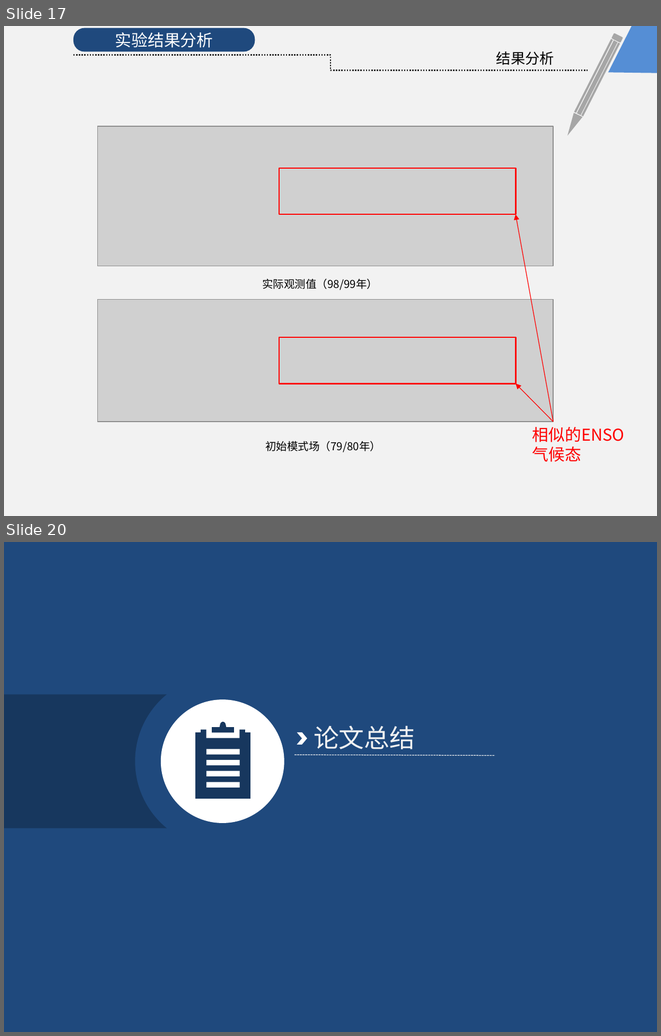
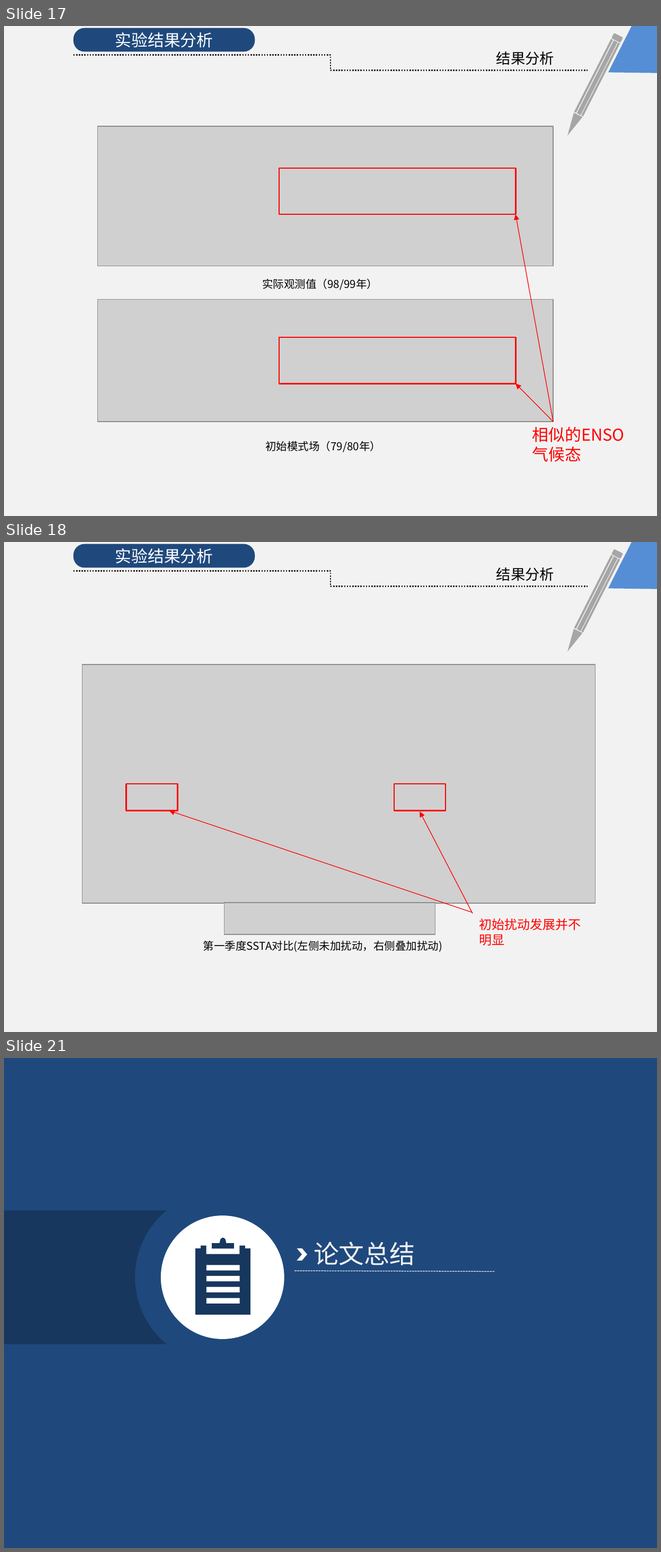
Before and after one commit to KrisCheng/GraduationDesign, a slide deck: FinalPaper/毕业答辩.pptx. Shown one above the other, each under a label of ours: slides 17 and 20 before the commit, slides 17, 18 and 21 after it; the slides between them are not shown. The pictures are 661x1036 and 661x1552 pixels, drawn with LibreOffice and Linux fonts; fonts in the diff are those of the drawing; grey boxes stand for pictures. Boxes give left, top, right and bottom in pixels: in the first picture for what was removed or moved away, otherwise in the second. Text is boxed around its words. In the diff, an @@ line names an element or a change of style, - is before the commit and + after.

```diff
--- a/FinalPaper/毕业答辩.pptx
+++ b/FinalPaper/毕业答辩.pptx
@@ slide 18 added at [4,542,657,1032], background #FFFFFF @@
@@ rectangle added at [4,542,657,1032], fill #F2F2F2 @@
@@ rounded rectangle added at [73,544,255,567], fill #1F497D, 18 pt, text #FFFFFF @@
+实验结果分析
@@ freeform shape added at [608,542,657,589], fill #558ED5 @@
@@ elbow line added from (73, 571) to (588, 587), #262626 1.5 pt dashed @@
@@ text added at [496,567,554,581], 16 pt, text #000000 @@
+结果分析
@@ group added at [563,549,623,654]: 3 rectangles, 1 rounded rectangle, 1 freeform shape @@
@@ picture added at [82,665,595,903] @@
@@ picture added at [224,902,435,934] @@
@@ group added at [126,784,581,945]: 2 rectangles, 2 arrows, 1 text @@
+初始扰动发展并不明显
@@ text added at [203,940,443,952], 12 pt, text #000000 @@
+第一季度SSTA对比(左侧未加扰动，右侧叠加扰动)
@@ what was slide 20 is now slide 21 @@
```
Also in this commit, not shown: 5 slides changed, 1 other file.
